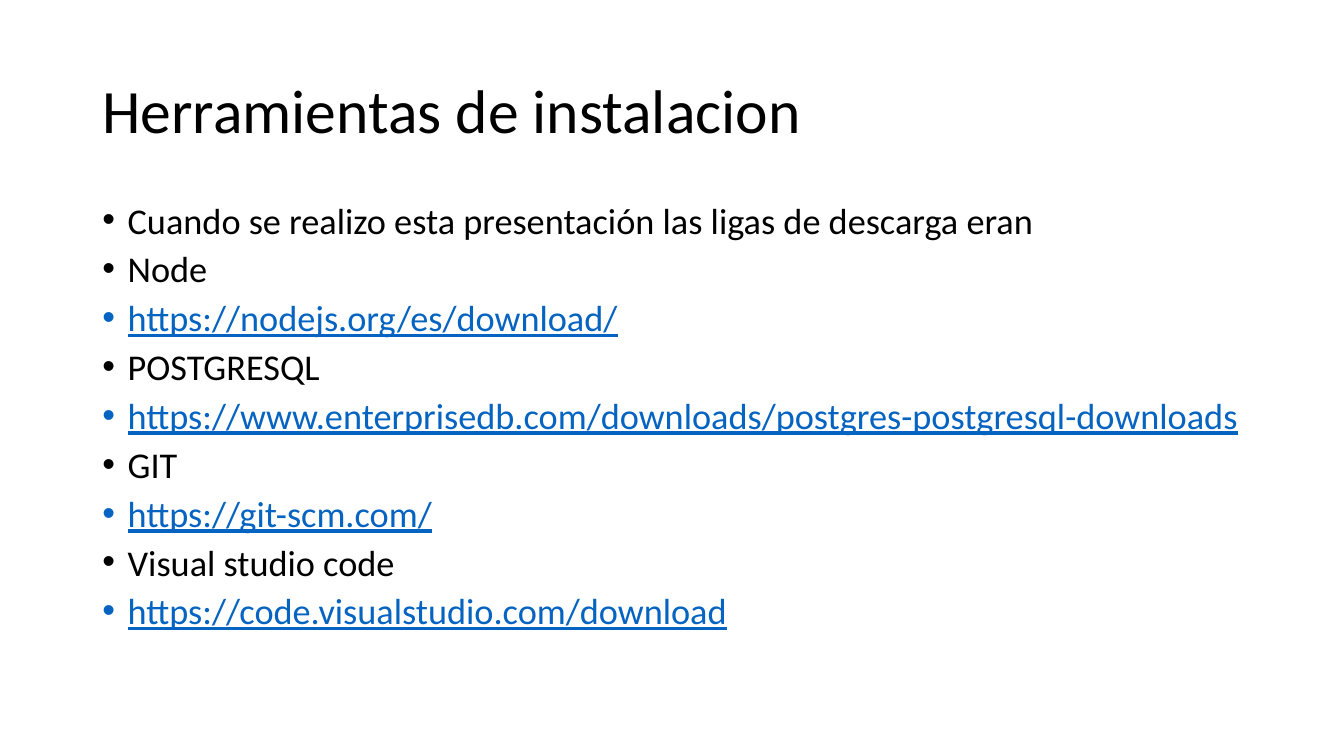
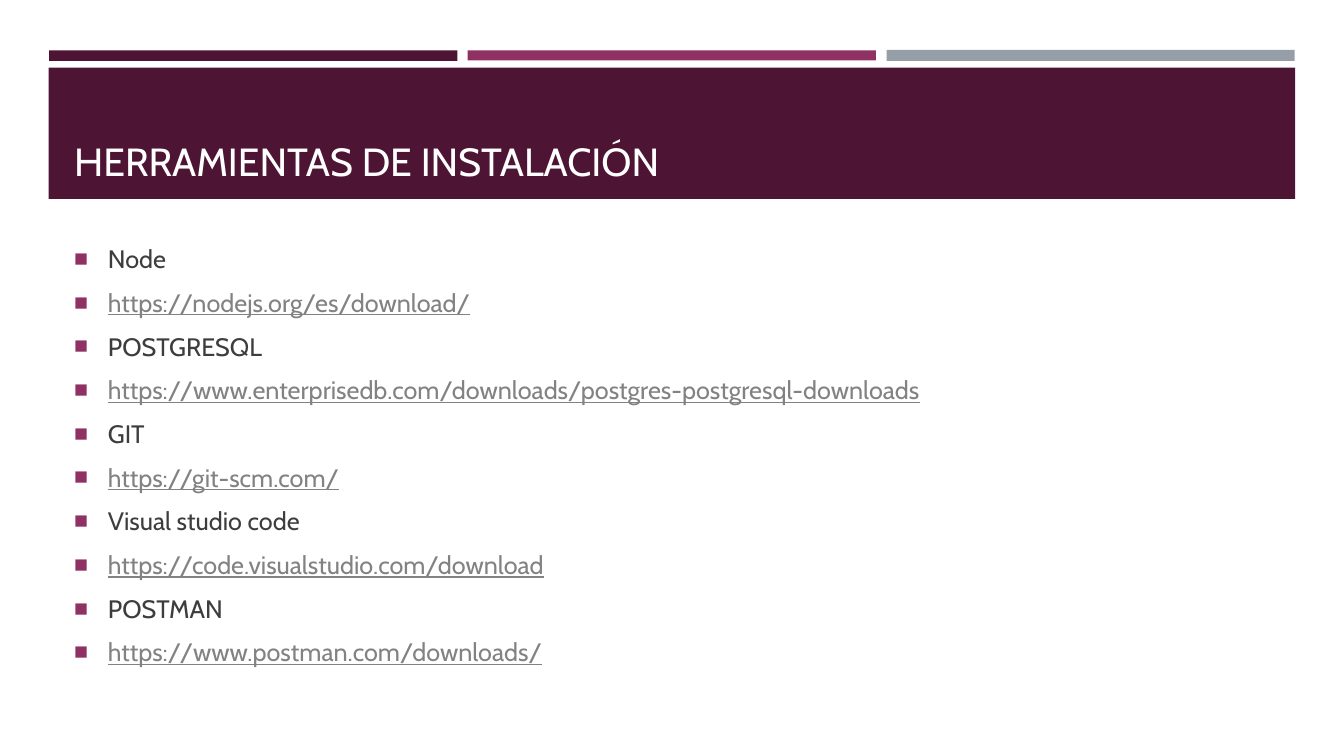
Before and after one commit to codemcm/talleritt, a slide deck: slide 4 of Presentacion/Taller.pptx. Drawn at 1344x756 pixels with LibreOffice and Linux fonts; fonts in the diff are those of the drawing. Boxes give left, top, right and bottom in pixels: in the first picture for what was removed or moved away, otherwise in the second. Text is boxed around its words. In the diff, an @@ line names an element or a change of style, - is before the commit and + after.

```diff
--- a/Presentacion/Taller.pptx
+++ b/Presentacion/Taller.pptx
@@ rectangle added at <box>49,50,458,60</box>, fill #4D1434 @@
@@ rectangle added at <box>468,50,876,60</box>, fill #903163 @@
@@ rectangle added at <box>886,50,1295,62</box>, fill #969FA7 @@
@@ rectangle added at <box>48,68,1296,199</box>, fill #4D1434 @@
@@ title "HERRAMIENTAS DE INSTALACIÓN" at <box>74,142,659,177</box>: vertical alignment middle to bottom @@
@@ title at <box>74,142,659,177</box>: text changed; size 44 to 28 pt; font Calibri to Cabin; text colour #000000 to #FFFFFF @@
-Herramientas de instalacion
+HERRAMIENTAS DE INSTALACIÓN
@@ text at <box>128,208,1033,241</box>: paragraph removed @@
-• Cuando se realizo esta presentación las ligas de descarga eran
@@ text "Node": place and size @@
-text "Node" at <box>128,208,1238,630</box>
+text "Node" at <box>108,249,920,667</box>
@@ text "Node" at <box>108,249,920,667</box>: vertical alignment top to middle @@
@@ text at <box>108,249,920,580</box>: size 25.9 to 18 pt, font Calibri to Cabin in "Node", "https://nodejs.org/es/download/", "POSTGRESQL", "https://www.enterprisedb.com/downloads/postgres-postgresql-d ..." and 4 more places; text colour #000000 to #3D3D3D in "Node", "POSTGRESQL", "GIT", "Visual studio code"; text colour #0563C1 to #828282 in "https://nodejs.org/es/download/", "https://www.enterprisedb.com/downloads/postgres-postgresql-d ...", "https://git-scm.com/", "https://code.visualstudio.com/download"; bullet • to ■; line spacing 0.8 to 1 @@
@@ text at <box>108,600,542,667</box>: paragraphs added @@
+■ POSTMAN
+■ https://www.postman.com/downloads/
```
Also in this commit, not shown: 3 other slides changed, 1 slide added, 1 slide removed.
